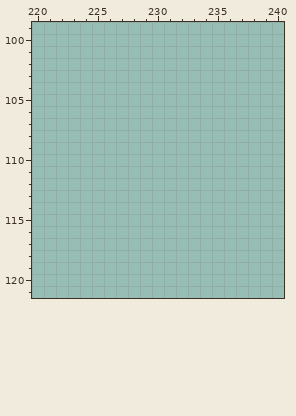
Pixel-art file, stored at Assets/Sprites/Tileset/furniture_1.aseprite. The picture above is the old version.
500x500 pixels, 1 frame. Colours within 5 levels of each other are drawn and written as one. Shown: x 220..240, y 99..121. The commit also changed other parts of the picture, which this record leaves out.
After the commit:
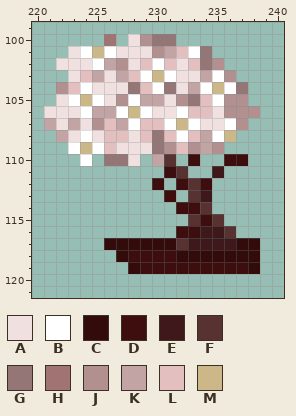
Palette (. is transparent): A #f1e0e0  B #ffffff  C #330b0b  D #3e0e0e  E #3e181b  F #583131  G #947676  H #a27373  J #b39090  K #c3a4a4  L #e3bfbf  M #ccb788
The exact change:
Colour A is added in row 100 at x 228; in row 101 at x 223 and 227 to 229; in row 102 at x 222 to 224, 228 and 232; in row 103 at x 223, 226 and 232 to 233; in row 104 at x 225 to 227 and 232; in row 105 at x 222, 226 and 231.
Colour A is added in row 106 at x 221 to 223, 230 to 231 and 235; in row 107 at x 222, 224 and 234 to 235; in row 108 at x 223, 225 and 228; in row 109 at x 227 to 229; in row 110 at x 228.
Colour B is added in row 101 at x 224, 226 and 233; in row 102 at x 225 and 230; in row 103 at x 229, 231 and 235; in row 104 at x 224, 230, 234 and 236; in row 105 at x 223, 225, 228 and 235; in row 106 at x 224, 227, 229 and 232.
Colour B is added in row 107 at x 228, 231, 233 and 236; in row 108 at x 224, 232 and 235; in row 109 at x 223 and 225; in row 110 at x 224.
Colour C is added in row 117 at x 226 to 231 and 237 to 238; in row 118 at x 227 and 232 to 238; in row 119 at x 228 and 238.
Colour D is added in row 110 at x 233 and 236 to 237; in row 111 at x 231; in row 112 at x 230, 232 and 234; in row 113 at x 231; in row 114 at x 232 to 233; in row 115 at x 234.
Colour D is added in row 116 at x 232 to 233; in row 118 at x 228 to 231; in row 119 at x 229 to 237.
Colour E is added in row 111 at x 235; in row 113 at x 234; in row 116 at x 234 to 235; in row 117 at x 233 to 236.
Colour F is added in row 110 at x 231; in row 111 at x 232; in rows 112 to 113 at x 233; in row 114 at x 234; in row 115 at x 233 and 235; in row 116 at x 236.
Colour F is added in row 117 at x 232.
Colour G is added in row 100 at x 230 to 231; in rows 101 to 102 at x 234; in row 104 at x 228, 231 and 237; in row 105 at x 233; in rows 108 to 109 at x 230; in row 110 at x 226 to 227.
Colour H is added in row 100 at x 226.
Colour J is added in row 100 at x 229; in row 101 at x 230; in row 102 at x 227 and 235; in row 103 at x 236; in row 104 at x 222; in row 105 at x 227, 232 and 236 to 237.
Colour J is added in row 106 at x 236 to 238; in row 107 at x 225 and 237; in row 109 at x 231, 233 and 235.
Colour K is added in row 101 at x 231; in row 102 at x 226; in row 103 at x 225, 227 and 234; in row 104 at x 233; in row 105 at x 229 to 230; in row 106 at x 225 to 226.
Colour K is added in row 107 at x 221, 223 and 227; in row 108 at x 222 and 234; in row 109 at x 234; in row 110 at x 230.
Colour L is added in row 101 at x 232; in row 102 at x 229, 231 and 233; in row 103 at x 224 and 228; in row 104 at x 223 and 229; in row 105 at x 234; in row 106 at x 233 to 234.
Colour L is added in row 107 at x 226 and 229 to 230; in row 108 at x 226 to 227, 229, 231 and 233; in row 109 at x 226 and 232.
Colour M is added in row 101 at x 225; in row 103 at x 230; in row 104 at x 235; in row 105 at x 224; in row 106 at x 228; in row 107 at x 232.
Colour M is added in row 108 at x 236; in row 109 at x 224.
